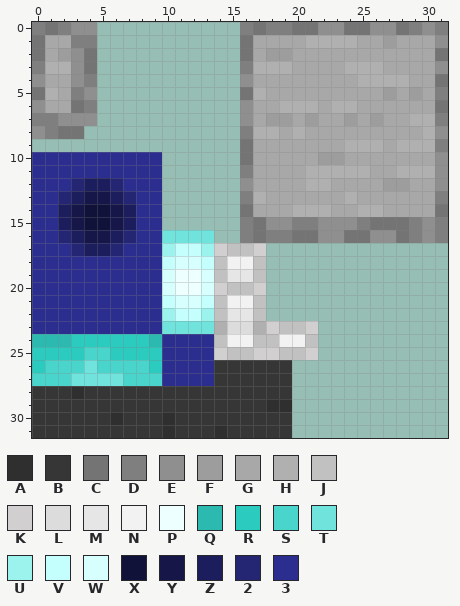
Pixel-art sprite, stored at assets/inf/textures/machine/bubble_generator/base.png. Above: the version before the commit.
The file is 32x32 pixels. Colours within 5 levels of each other are drawn and written as one.
Palette (. is transparent): A #2f2f2f  B #363636  C #747474  D #7f7f7f  E #8f8f8f  F #9d9d9d  G #a8a8a8  H #b0b0b0  J #c1c1c1  K #d1cfcf  L #dcdcdc  M #e6e6e6  N #f2f2f2  P #eeffff  Q #2bb9b0  R #2bcbc0  S #49d5cc  T #6fe3dc  U #9cf2ed  V #c4fffe  W #d6fffe  X #11123a  Y #161648  Z #1c1d5c  2 #242573  3 #2c2e8f
Pixels before, first column x 0:
 0 DCDEE...........DCDDCCEECCEECDED
 1 CGGDD...........CGGGGHHHHGGFGGGE
 2 CGFEC...........CGFFGGGGGGGGGGGC
 3 DHHEC...........DHHHGGGGHHHGGGGE
 4 EGGED...........EGGGGGGGGHHHHGGC
 5 CHGDE...........CHGGGGGGGGGFGFGD
 6 EGGCD...........EGGHHHGHHGGGGGGC
 7 DDEEE...........EGFFGFGGFGFGGHHD
 8 EDCC............DHHGHGGGGGGGGGHE
 9 ................CGGGGGGGHHHGHHHD
10 3333333333......CGGGGGFFGGGGGGGE
11 3333333333......DGGGGHHHHHGGHHHE
12 3332ZZ2333......EGGGGHHGGGGFFGGE
13 332ZYYZ233......DHGGGGGGHGGGGGGD
14 33ZYXXYZ33......CGGGHHHGGHHGGGGC
15 33ZYXXYZ33......DCEEDDEEEDCCCDED
16 332ZYYZ233TTTT..DCDDCCEECCEECDED
17 3332ZZ2333UVVUKJJK..............
18 3333333333VWWVJNNJ..............
19 3333333333WPPWJMMJ..............
20 3333333333WPPWKJJK..............
21 3333333333VWWVJNNJ..............
22 3333333333UVVUJMMJ..............
23 3333333333TTTTHLLHKJJK..........
24 QQQRRRRRRQ3333JNNJJNNJ..........
25 RRRRSSRRRR3333KJJKKJJK..........
26 RSSSTSSSSR3333BBBBBB............
27 SSSTTTTSSS3333BBBBBB............
28 BBBABBBBBBBBBBBBBBBB............
29 BBBBBBBBBBBBBBBBBBAA............
30 BBBBBBABBBABBBBBBBBB............
31 BBBBBBBBBBABBBABBBBB............
Now the later version:
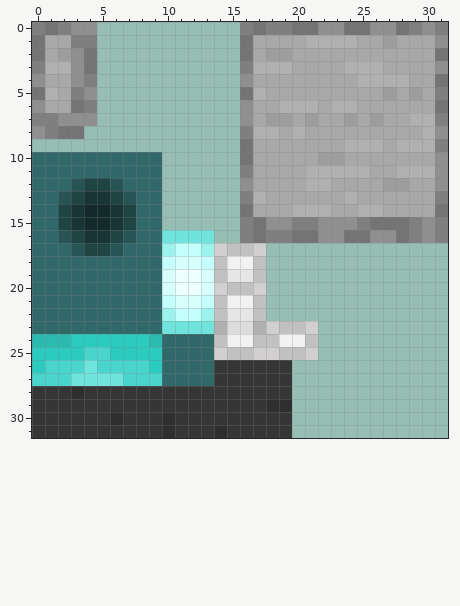
Edits made:
colour 2: #242573 -> #285456
colour 3: #2c2e8f -> #31696a
colour X: #11123a -> #132a2b
colour Y: #161648 -> #183435
colour Z: #1c1d5c -> #1f4444
Boxes around the changes in both pictures, in picture pixels (x1, y1, x2, y2):
changed: (32, 152, 214, 386)
